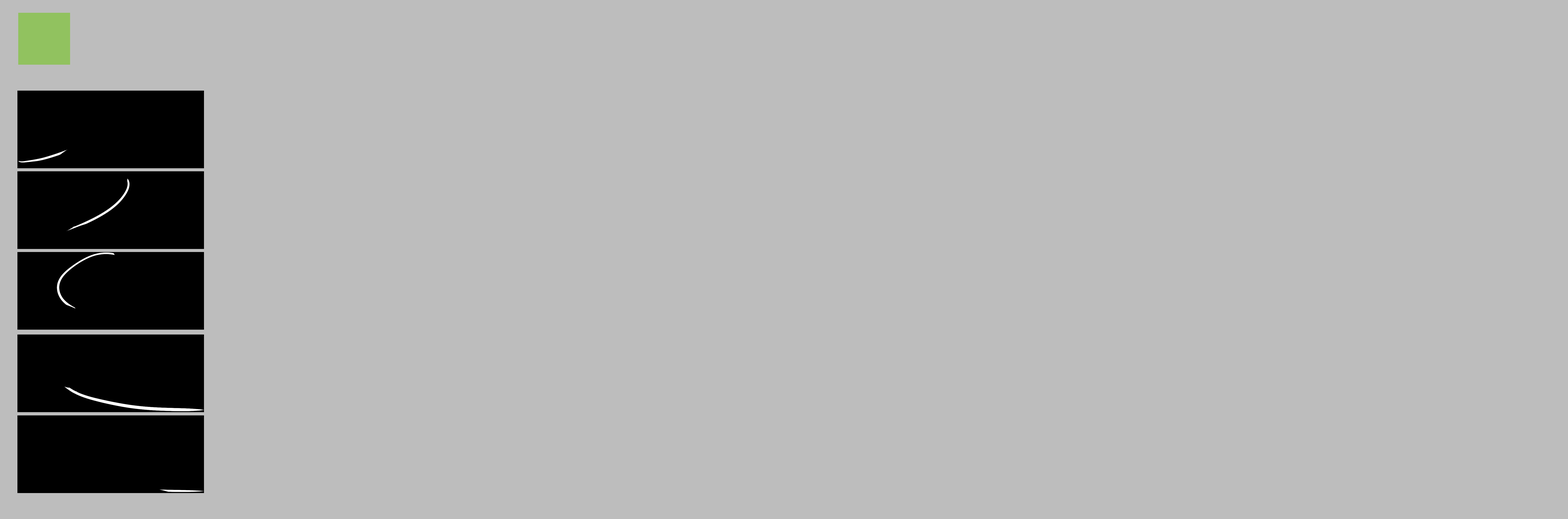
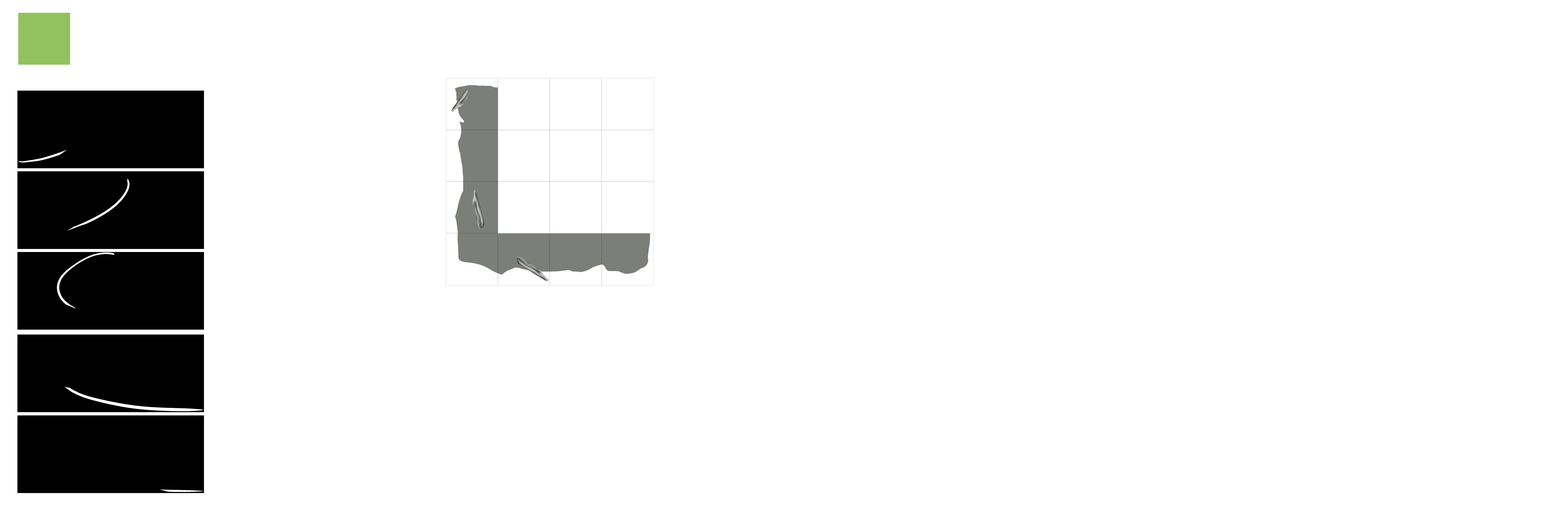
The second w=1568, h=519 image is a revision of the first. Changes to its layers:
added layer "grille" (24%) above "Calque 4 copie" over [left=446, top=77, right=654, bottom=286]
added layer "Calque 4 copie" above "Calque 4 copie 2" over [left=451, top=82, right=479, bottom=113]
added layer "Calque 4 copie 2" above "256x256" over [left=454, top=84, right=651, bottom=282]
hid "Fond 1" over [left=0, top=0, right=1568, bottom=519]
